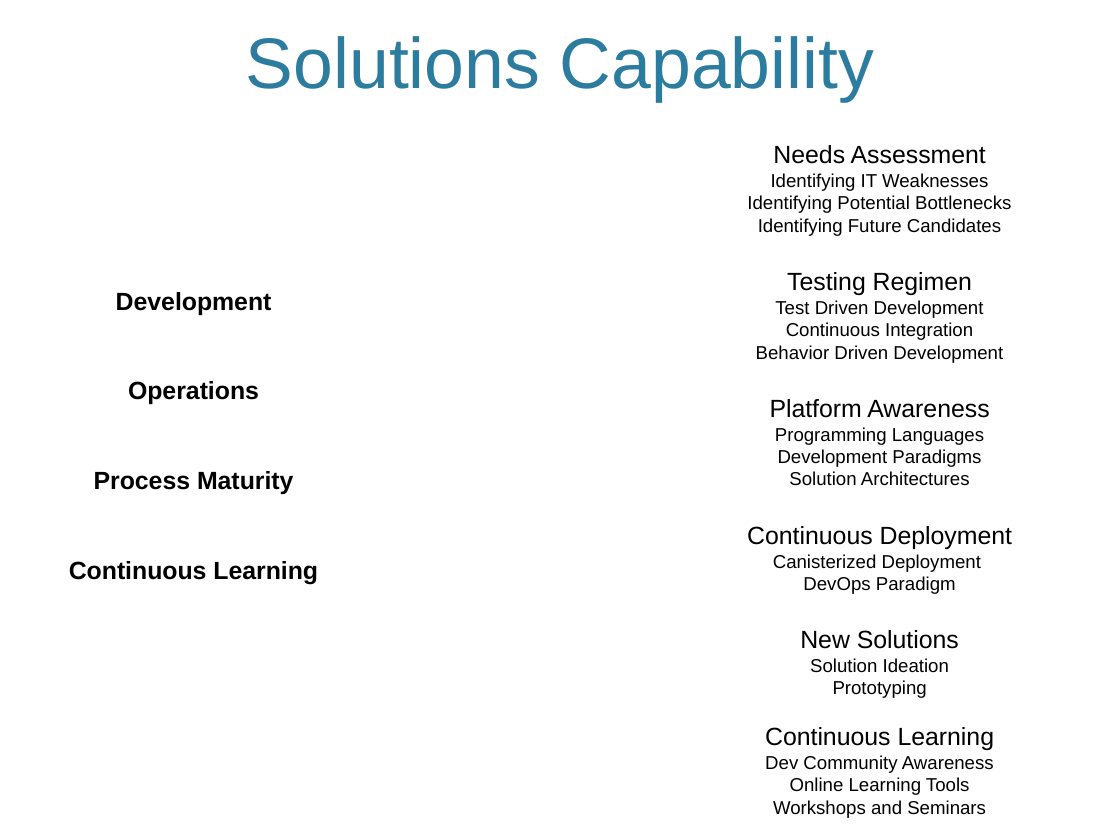
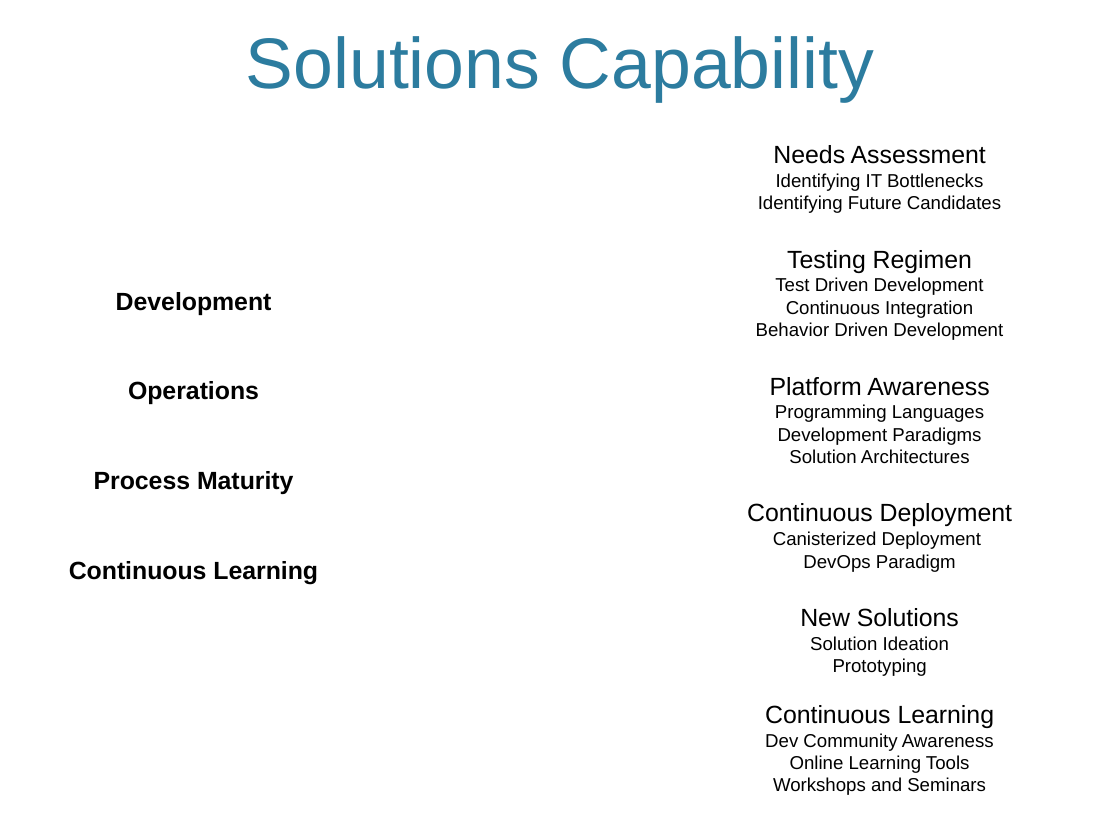
Before and after one commit to soumyaray/tech_refresh, a slide deck: slide 4 of presentations/IT Refresh - Overview.pptx. Drawn at 1120x840 pixels with LibreOffice and Linux fonts; fonts in the diff are those of the drawing; background and template pictures are left out. Boxes give left, top, right and bottom in pixels: in the first picture for what was removed or moved away, otherwise in the second. Text is boxed around its words. In the diff, an @@ line names an element or a change of style, - is before the commit and + after.

```diff
--- a/presentations/IT Refresh - Overview.pptx
+++ b/presentations/IT Refresh - Overview.pptx
@@ text at box(776, 173, 983, 191): text changed @@
-Identifying IT Weaknesses
-Identifying Potential Bottlenecks
+Identifying IT Bottlenecks
```
Also in this commit, not shown: 2 other slides changed, 12 other files.
